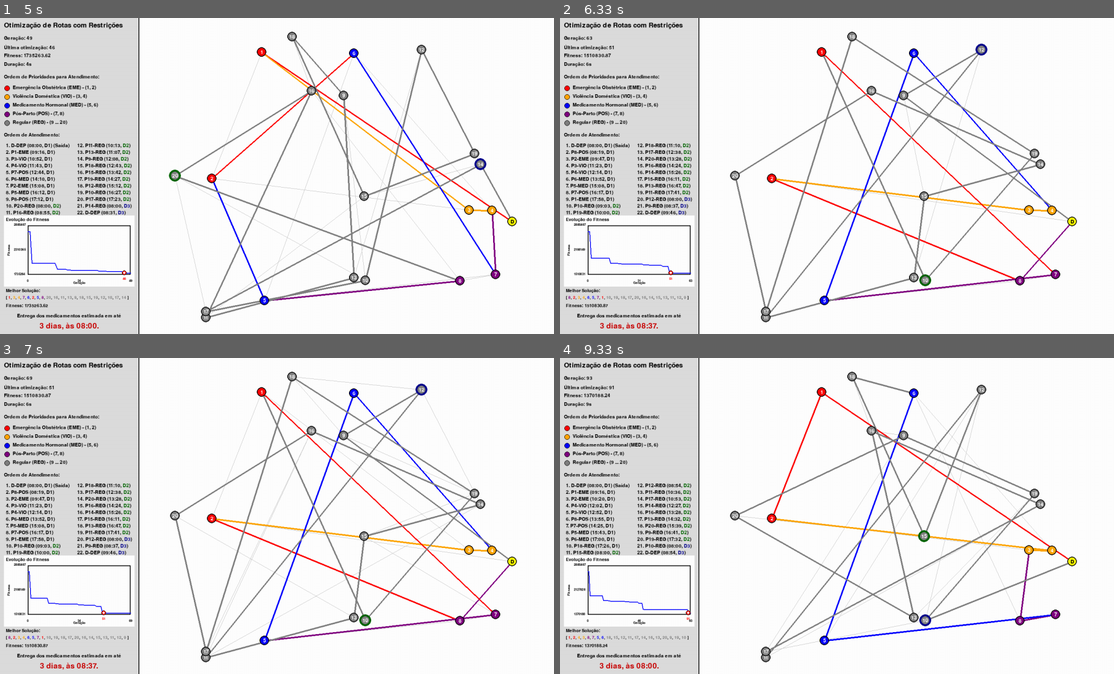
Above: before the commit, frames 1-4 (two rows, left to right).
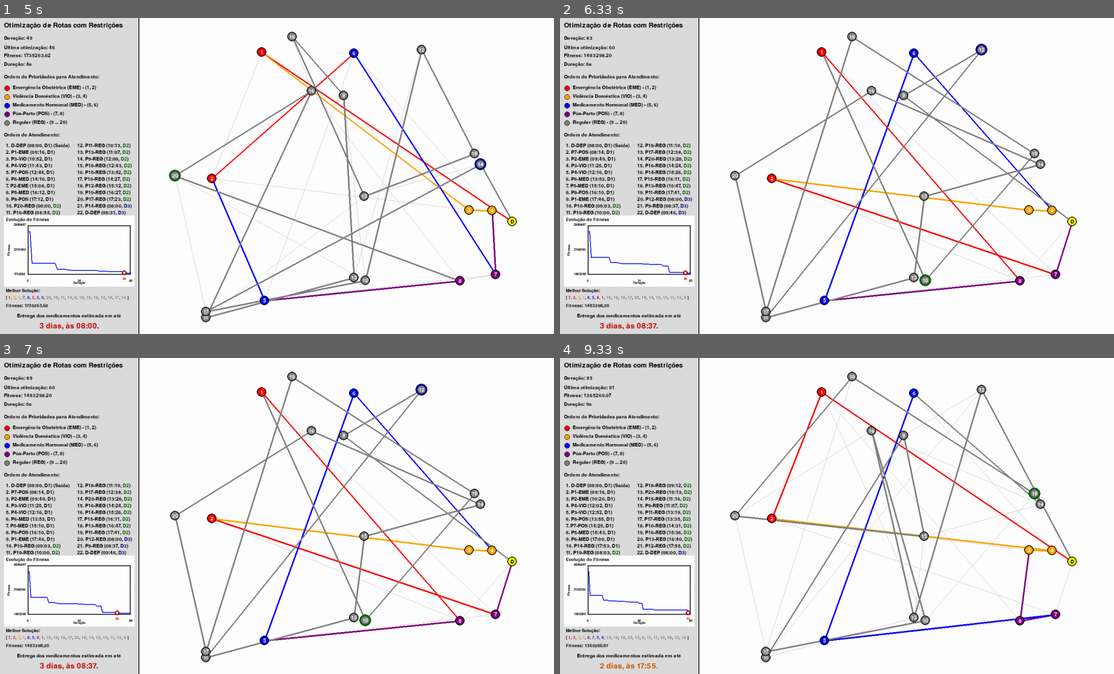
Above: after the commit, the same moments.

Repository: fernandavaldevino/genetic_route_optimizer
Game: pygame game, started from app/main.py
The game is run twice, just before and just after one commit, with the same random seed, the same clock (stepped at 60 frames per second) and the same inputs.
Inputs:
- Up to frame 1 (5 s): tap Enter at 3.33 s
- Up to frame 2 (6.33 s): no input
- Up to frame 3 (7 s): no input
- Up to frame 4 (9.33 s): no input

Frame 1 is identical in both runs. In frame 2, 2.1% of the frame differs, in the area x 1-93%, y 8-92%; in frame 3, 2.4%; in frame 4, 5.3%, in the area x 3-93%, y 6-99%.

Commit message:
Fixing elitism process and create a test for validate it

Diff:
--- a/src/visualization/pygame_viewer.py
+++ b/src/visualization/pygame_viewer.py
@@ -7,6 +7,7 @@
 from pygame.locals import *
 import random
 import sys
+import copy
 import numpy as np
 from src.core.genetic_algorithm import (
     calculate_constrained_fitness,
@@ -966,18 +967,27 @@
         # Ordenar população
         population, fitness_values = sort_population_by_fitness(population, fitness_values)
 
-        best_fitness = fitness_values[0]
-        best_route = population[0]
-
-        # Detectar melhoria (considerar melhoria se for pelo menos 0.1% melhor)
+        # Extrair melhor solução atual da população
+        current_best_route = population[0]
+        current_best_fitness = fitness_values[0]
+
+        # Preservar melhor solução global (nunca perde a melhor já encontrada)
         if generation == 0:
-            best_fitness_history.append(best_fitness)
+            best_route = copy.deepcopy(current_best_route)
+            best_fitness = current_best_fitness
             last_improvement_generation = 0
-        elif best_fitness < best_fitness_history[-1] * 0.999:
-            best_fitness_history.append(best_fitness)
-            last_improvement_generation = generation
-        else:
-            best_fitness_history.append(best_fitness)
+        else:
+            # Se encontrou solução melhor, atualizar
+            if current_best_fitness < best_fitness:
+                best_route = copy.deepcopy(current_best_route)
+                best_fitness = current_best_fitness
+
+                # Detectar melhoria significativa (0.1% melhor)
+                if best_fitness < best_fitness_history[-1] * 0.999:
+                    last_improvement_generation = generation
+
+        # SEMPRE adicionar a MELHOR solução global ao histórico (não a atual da população)
+        best_fitness_history.append(best_fitness)
 
         # Calcular tempos de chegada
         _, _, arrival_times = calculate_route_time_and_distance(best_route)
@@ -1038,9 +1048,28 @@
             if route_ids != all_ids:
                 print(f"  AVISO: Pontos faltando na rota! Esperados: {all_ids}, Na rota: {route_ids}")
 
-        # Criar nova população
-        new_population = [population[0]]  # Elitismo
-
+        # ============================================================================
+        # ELITISMO DINÂMICO: aumenta ao longo das gerações (1 -> 2)
+        # ============================================================================
+        if MAX_GENERATIONS > 0:
+            progress = generation / MAX_GENERATIONS
+            # Para 1 veículo: elitismo cresce de 1 para 2
+            elite_size = 1 if progress < 0.5 else 2
+        else:
+            # Modo infinito: usar elitismo médio
+            elite_size = 1
+
+        # Criar nova população com elitismo dinâmico
+        new_population = []
+
+        # PASSO 1: SEMPRE copiar a melhor solução global primeiro (elitismo garantido)
+        new_population.append(copy.deepcopy(best_route))
+
+        # PASSO 2: Copiar elite adicional da população ordenada (se elite_size > 1)
+        for i in range(1, elite_size):
+            new_population.append(copy.deepcopy(population[i]))
+
+        # PASSO 3: Gerar resto da população
         while len(new_population) < POPULATION_SIZE:
             # Seleção por torneio
             tournament_size = 5
--- a/src/visualization/pygame_viewer_2v.py
+++ b/src/visualization/pygame_viewer_2v.py
@@ -1235,31 +1235,42 @@
         # Calcular tempo decorrido
         elapsed_time = time.time() - start_time
 
+        # ORDENAR POPULAÇÃO ANTES DE QUALQUER COISA
         population = sort_multi_vehicle_population(population)
 
-        best_solution = population[0]
-        best_fitness = best_solution.total_fitness
-
-        # Debug: mostrar melhoria e atualizar contadores
+        # EXTRAIR MELHOR SOLUÇÃO ATUAL DA POPULAÇÃO
+        current_best = population[0]
+        current_fitness = current_best.total_fitness
+
+        # PRESERVAR MELHOR SOLUÇÃO GLOBAL (nunca perde a melhor já encontrada)
         if generation == 0:
+            best_solution = copy.deepcopy(current_best)
+            best_fitness = current_fitness
+            best_fitness_ever = best_fitness
             print(f"\n{'='*60}")
             print(f"FITNESS INICIAL: {best_fitness:.2f}")
             print(f"{'='*60}\n")
-            best_fitness_ever = best_fitness
-        elif generation > 0 and best_fitness < best_fitness_history[-1] * 0.999:
-            # Considerar melhoria se for pelo menos 0.1% melhor
-            improvement = best_fitness_history[-1] - best_fitness
-            last_improvement_generation = generation  # Atualizar última melhoria
-            stagnation_counter = 0  # Resetar contador de estagnação
-            print(f"✓ Geração {generation}: MELHORIA de {improvement:.2f} (Fitness: {best_fitness:.2f})")
-
-            # Atualizar melhor fitness ever
-            if best_fitness < best_fitness_ever:
-                best_fitness_ever = best_fitness
         else:
-            # Sem melhoria: incrementar contador de estagnação
-            stagnation_counter += 1
-
+            # Se encontrou solução melhor, atualizar
+            if current_fitness < best_fitness:
+                best_solution = copy.deepcopy(current_best)
+                best_fitness = current_fitness
+
+                # Considerar melhoria se for pelo menos 0.1% melhor que o histórico
+                if best_fitness < best_fitness_history[-1] * 0.999:
+                    improvement = best_fitness_history[-1] - best_fitness
+                    last_improvement_generation = generation
+                    stagnation_counter = 0
+                    print(f"✓ Geração {generation}: MELHORIA de {improvement:.2f} (Fitness: {best_fitness:.2f})")
+
+                # Atualizar melhor fitness ever
+                if best_fitness < best_fitness_ever:
+                    best_fitness_ever = best_fitness
+            else:
+                # Se não houve melhoria: incrementar estagnação
+                stagnation_counter += 1
+
+        # SEMPRE adicionar a MELHOR solução global ao histórico (não a atual da população)
         best_fitness_history.append(best_fitness)
 
         # ============================================================================
@@ -1269,23 +1280,33 @@
         if num_crossings > 0:
             print(f"⚠️  Geração {generation}: {num_crossings} cruzamentos detectados! Aplicando 2-opt agressivo...")
 
+            # Criar CÓPIA da melhor solução para otimizar
+            optimized_solution = copy.deepcopy(best_solution)
+
             # Aplicar 2-opt agressivo em TODOS os veículos
-            for vehicle in best_solution.vehicles:
+            for vehicle in optimized_solution.vehicles:
                 if vehicle.route:
                     vehicle.route = two_opt_optimize(vehicle.route, depot_location, max_passes=FORCED_OPT_PASSES)
 
             # Recalcular fitness
-            calculate_multi_vehicle_fitness(best_solution, depot_location)
-
-            # Atualizar população com solução otimizada
-            population[0] = best_solution
+            calculate_multi_vehicle_fitness(optimized_solution, depot_location)
 
             # Verificar se eliminou cruzamentos
-            new_crossings = count_route_crossings(best_solution.vehicles)
+            new_crossings = count_route_crossings(optimized_solution.vehicles)
             if new_crossings == 0:
-                print(f"✓ Cruzamentos eliminados! Novo fitness: {best_solution.total_fitness:.2f}")
+                print(f"✓ Cruzamentos eliminados! Novo fitness: {optimized_solution.total_fitness:.2f}")
             else:
                 print(f"⚠️  Ainda restam {new_crossings} cruzamentos após otimização")
+
+            # Atualizar população com solução otimizada
+            population[0] = optimized_solution
+
+            # Se a solução otimizada for MELHOR que a melhor global, atualizar
+            if optimized_solution.total_fitness < best_fitness:
+                best_solution = copy.deepcopy(optimized_solution)
+                best_fitness = optimized_solution.total_fitness
+                last_improvement_generation = generation
+                stagnation_counter = 0
 
         # ============================================================================
         # OTIMIZAÇÃO 2-OPT ADAPTATIVA: Aplicar periodicamente baseado na geração
@@ -1314,8 +1335,13 @@
 
             # Reordenar população
             population = sort_multi_vehicle_population(population)
-            best_solution = population[0]
-            best_fitness = best_solution.total_fitness
+
+            # Se a melhor da população for MELHOR que a melhor global, atualizar
+            if population[0].total_fitness < best_fitness:
+                best_solution = copy.deepcopy(population[0])
+                best_fitness = population[0].total_fitness
+                last_improvement_generation = generation
+                stagnation_counter = 0
 
         # ============================================================================
         # REINJEÇÃO DE DIVERSIDADE PROGRESSIVA: Detectar estagnação
@@ -1462,11 +1488,14 @@
         # ============================================================================
         new_population = []
 
-        # PASSO 1: Copiar elite (SEMPRE preservar as melhores soluções)
-        for i in range(elite_size):
+        # PASSO 1: SEMPRE copiar a melhor solução global primeiro (elitismo garantido)
+        new_population.append(copy.deepcopy(best_solution))
+
+        # PASSO 2: Copiar elite adicional da população ordenada (se elite_size > 1)
+        for i in range(1, elite_size):
             new_population.append(copy.deepcopy(population[i]))
 
-        # PASSO 2: Aplicar Simulated Annealing em cópias da elite (não substitui a elite)
+        # PASSO 3: Aplicar Simulated Annealing em cópias da elite (não substitui a elite)
         num_annealing = max(1, elite_size // 5)
         for i in range(num_annealing):
             annealed = apply_simulated_annealing(copy.deepcopy(population[i]), temperature, depot_location)
--- /dev/null
+++ b/test_elitism_verification.py
@@ -0,0 +1,171 @@
+#!/usr/bin/env python3
+"""
+Teste de verificação do elitismo para 1V e 2V
+"""
+
+import sys
+import os
+
+# Adicionar src ao path
+project_root = os.path.dirname(__file__)
+sys.path.insert(0, project_root)
+sys.path.insert(0, os.path.join(project_root, 'src'))
+
+from src.core.service_points import create_service_point, ServicePriority
+from src.core.genetic_algorithm import (
+    generate_priority_aware_population,
+    calculate_constrained_fitness,
+    sort_population_by_fitness
+)
+from src.core.multi_vehicle import (
+    generate_multi_vehicle_population,
+    calculate_multi_vehicle_fitness,
+    sort_multi_vehicle_population
+)
+import random
+
+def test_elitism_1v():
+    """ Testa elitismo para 1 veículo """
+    print("\n" + "="*60)
+    print("TESTE DE ELITISMO - 1 VEÍCULO")
+    print("="*60)
+
+    # Criar pontos de teste
+    service_points = []
+    depot = create_service_point(0, (100, 100), 'regular', None)
+    depot.service_duration = 0.0
+    service_points.append(depot)
+
+    for i in range(1, 11):
+        location = (random.randint(200, 800), random.randint(200, 600))
+        point = create_service_point(i, location, 'regular', None)
+        service_points.append(point)
+
+    # Gerar população
+    population = generate_priority_aware_population(service_points, 20)
+
+    # Calcular fitness
+    fitness_values = [calculate_constrained_fitness(route) for route in population]
+
+    # Ordenar
+    population, fitness_values = sort_population_by_fitness(population, fitness_values)
+
+    # Verificar elitismo
+    best_route = population[0]
+    best_fitness = fitness_values[0]
+
+    print(f"✓ População gerada: {len(population)} indivíduos")
+    print(f"✓ Melhor fitness: {best_fitness:.2f}")
+    print(f"✓ Melhor rota tem {len(best_route)} pontos")
+
+    # Simular elitismo dinâmico
+    MAX_GENERATIONS = 100
+
+    # Início (geração 0-49): elite_size = 1
+    generation = 25
+    progress = generation / MAX_GENERATIONS
+    elite_size = 1 if progress < 0.5 else 2
+    print(f"\n✓ Geração {generation} (progresso {progress:.1%}): elite_size = {elite_size}")
+    assert elite_size == 1, "Elite size deveria ser 1 no início"
+
+    # Final (geração 50+): elite_size = 2
+    generation = 75
+    progress = generation / MAX_GENERATIONS
+    elite_size = 1 if progress < 0.5 else 2
+    print(f"✓ Geração {generation} (progresso {progress:.1%}): elite_size = {elite_size}")
+    assert elite_size == 2, "Elite size deveria ser 2 no final"
+
+    print("\n✅ TESTE 1V PASSOU - Elitismo dinâmico funcionando corretamente!")
+    return True
+
+
+def test_elitism_2v():
+    """ Testa elitismo para 2 veículos """
+    print("\n" + "="*60)
+    print("TESTE DE ELITISMO - 2 VEÍCULOS")
+    print("="*60)
+
+    # Criar pontos de teste
+    depot_location = (100, 100)
+    service_points = []
+
+    for i in range(1, 21):
+        location = (random.randint(200, 800), random.randint(200, 600))
+        point = create_service_point(i, location, 'regular', None)
+        service_points.append(point)
+
+    # Gerar população
+    population = generate_multi_vehicle_population(service_points, depot_location, 30, 2)
+
+    # Ordenar
+    population = sort_multi_vehicle_population(population)
+
+    # Verificar
+    best_solution = population[0]
+    best_fitness = best_solution.total_fitness
+
+    print(f"✓ População gerada: {len(population)} soluções")
+    print(f"✓ Melhor fitness: {best_fitness:.2f}")
+    print(f"✓ Veículo 1: {len(best_solution.vehicles[0].route)} pontos")
+    print(f"✓ Veículo 2: {len(best_solution.vehicles[1].route)} pontos")
+
+    # Simular elitismo dinâmico
+    MAX_GENERATIONS = 100
+    ELITE_SIZE_INITIAL = 5
+    ELITE_SIZE_FINAL = 10
+
+    # Início (geração 0): elite_size = 5
+    generation = 0
+    progress = generation / MAX_GENERATIONS
+    elite_size = int(ELITE_SIZE_INITIAL + (ELITE_SIZE_FINAL - ELITE_SIZE_INITIAL) * progress)
+    print(f"\n✓ Geração {generation} (progresso {progress:.1%}): elite_size = {elite_size}")
+    assert elite_size == 5, f"Elite size deveria ser 5 no início, mas é {elite_size}"
+
+    # Meio (geração 50): elite_size = 7-8
+    generation = 50
+    progress = generation / MAX_GENERATIONS
+    elite_size = int(ELITE_SIZE_INITIAL + (ELITE_SIZE_FINAL - ELITE_SIZE_INITIAL) * progress)
+    print(f"✓ Geração {generation} (progresso {progress:.1%}): elite_size = {elite_size}")
+    assert 7 <= elite_size <= 8, f"Elite size deveria ser 7-8 no meio, mas é {elite_size}"
+
+    # Final (geração 100): elite_size = 10
+    generation = 100
+    progress = generation / MAX_GENERATIONS
+    elite_size = int(ELITE_SIZE_INITIAL + (ELITE_SIZE_FINAL - ELITE_SIZE_INITIAL) * progress)
+    print(f"✓ Geração {generation} (progresso {progress:.1%}): elite_size = {elite_size}")
+    assert elite_size == 10, f"Elite size deveria ser 10 no final, mas é {elite_size}"
+
+    print("\n✅ TESTE 2V PASSOU - Elitismo dinâmico funcionando corretamente!")
+    return True
+
+
+if __name__ == '__main__':
+    try:
+        # Testar 1V
+        success_1v = test_elitism_1v()
+
+        # Testar 2V
+        success_2v = test_elitism_2v()
+
+        # Resumo
+        print("\n" + "="*60)
+        print("RESUMO DOS TESTES")
+        print("="*60)
+        print(f"1 Veículo:  {'✅ PASSOU' if success_1v else '❌ FALHOU'}")
+        print(f"2 Veículos: {'✅ PASSOU' if success_2v else '❌ FALHOU'}")
+
+        if success_1v and success_2v:
+            print("\n🎉 TODOS OS TESTES PASSARAM!")
+            print("\nElitismo dinâmico implementado corretamente:")
+            print("  • 1V: cresce de 1 para 2 indivíduos (50% das gerações)")
+            print("  • 2V: cresce de 5 para 10 indivíduos (linearmente)")
+            sys.exit(0)
+        else:
+            print("\n❌ ALGUNS TESTES FALHARAM")
+            sys.exit(1)
+
+    except Exception as e:
+        print(f"\n❌ ERRO: {e}")
+        import traceback
+        traceback.print_exc()
+        sys.exit(1)
